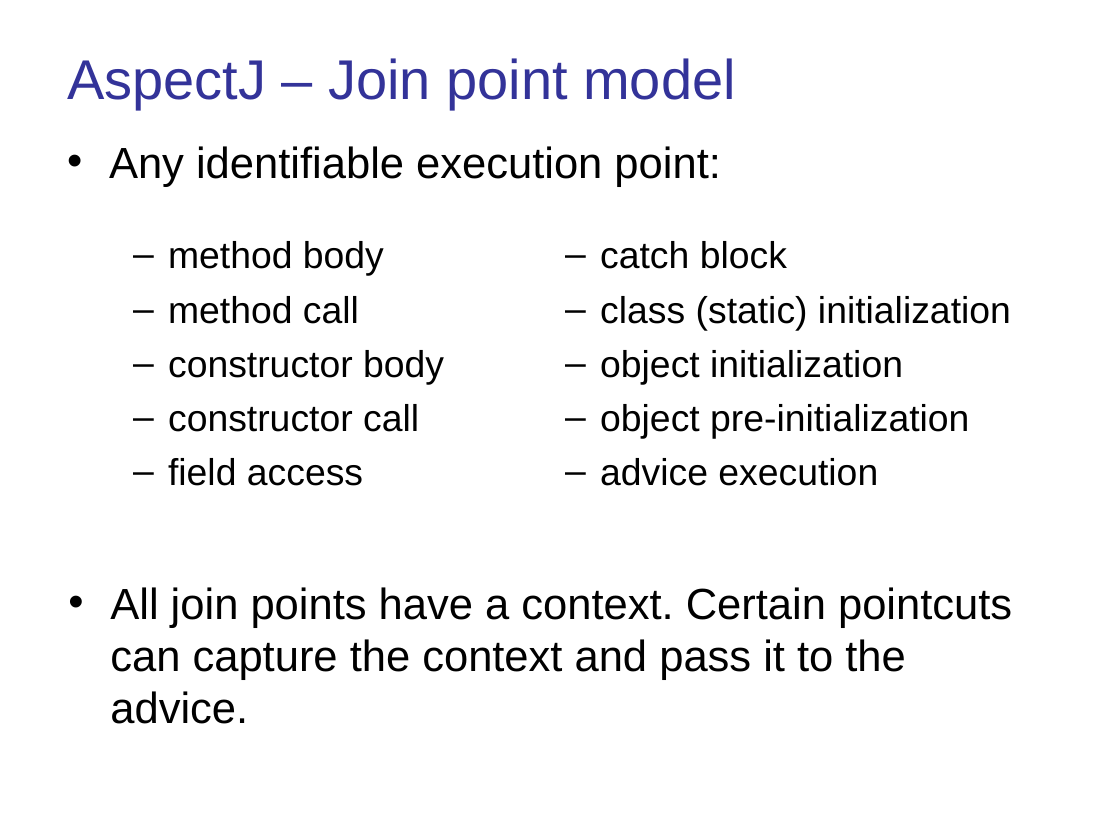
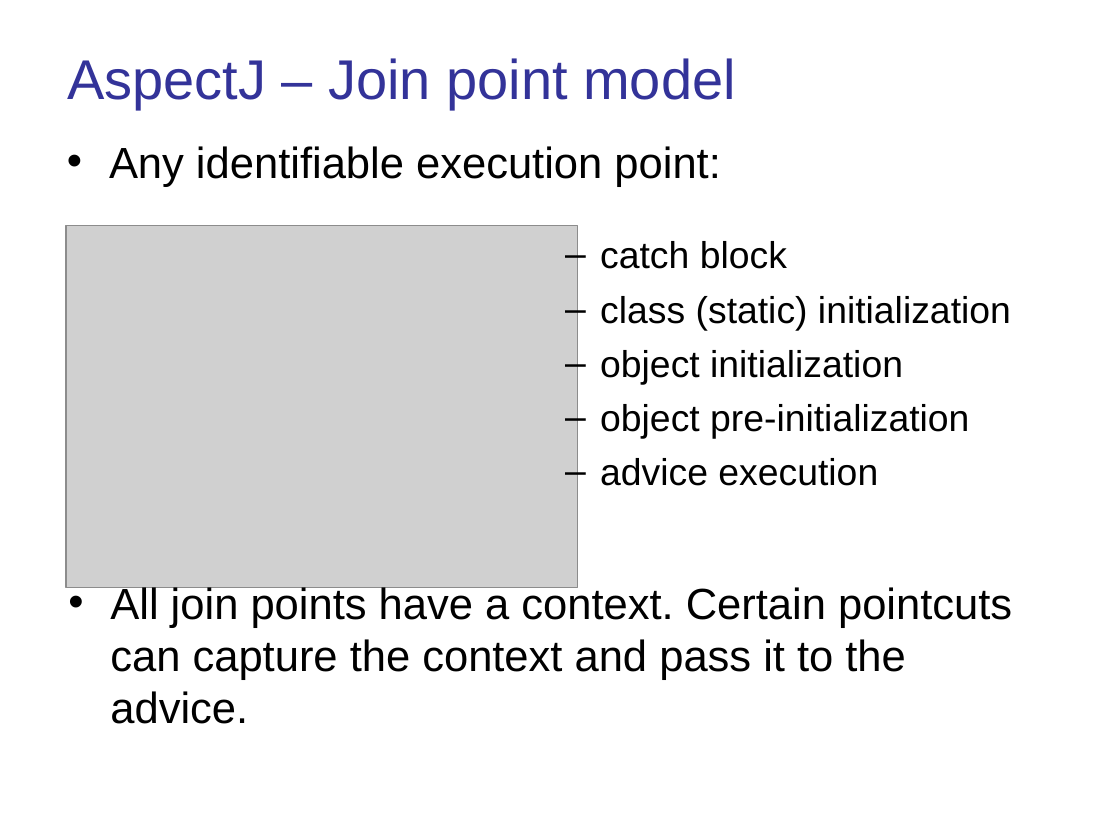
Before and after one commit to baiyuqi/course-space, a slide deck: slide 11 of document/讲义（ppt）/面向切面编程.ppt (slide 9 before the commit). Drawn at 1120x840 pixels with LibreOffice and Linux fonts; fonts in the diff are those of the drawing; grey boxes stand for pictures. Boxes give left, top, right and bottom in pixels: in the first picture for what was removed or moved away, otherwise in the second. Text is boxed around its words. In the diff, an @@ line names an element or a change of style, - is before the commit and + after.

```diff
--- a/document/讲义（ppt）/面向切面编程.ppt
+++ b/document/讲义（ppt）/面向切面编程.ppt
@@ picture added at (x1=66, y1=226, x2=578, y2=588) @@
@@ text removed at (x1=168, y1=241, x2=444, y2=486) @@
-  – method body
-  – method call
-  – constructor body
-  – constructor call
-  – field access
```
Also in this commit, not shown: 20 other slides changed, 3 slides added, 26 other files.
